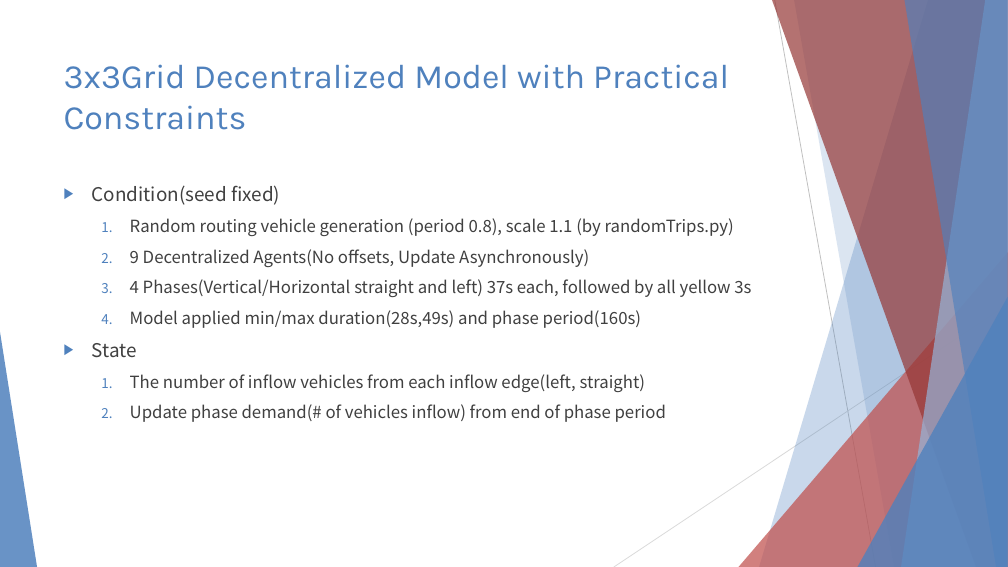
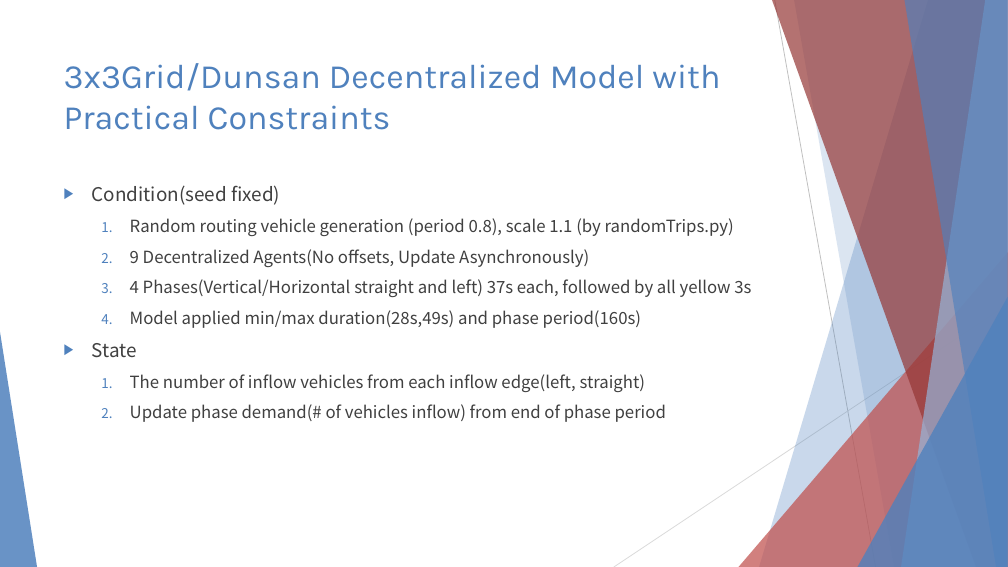
Before and after one commit to 3neutronstar/rl-constraints-traffic, a slide deck: slide 6 of Traffic Optimization Final Speech.pptx. Drawn at 1008x567 pixels with LibreOffice and Linux fonts; fonts in the diff are those of the drawing. Boxes give left, top, right and bottom in pixels: in the first picture for what was removed or moved away, otherwise in the second. Text is boxed around its words. In the diff, an @@ line names an element or a change of style, - is before the commit and + after.

```diff
--- a/Traffic Optimization Final Speech.pptx
+++ b/Traffic Optimization Final Speech.pptx
@@ title at (64, 63, 720, 130): text changed @@
-3x3Grid Decentralized Model with Practical Constraints
+3x3Grid/Dunsan Decentralized Model with Practical Constraints
```
Also in this commit, not shown: 7 other slides changed, 2 slides added, 1 slide removed, 5 other files.
